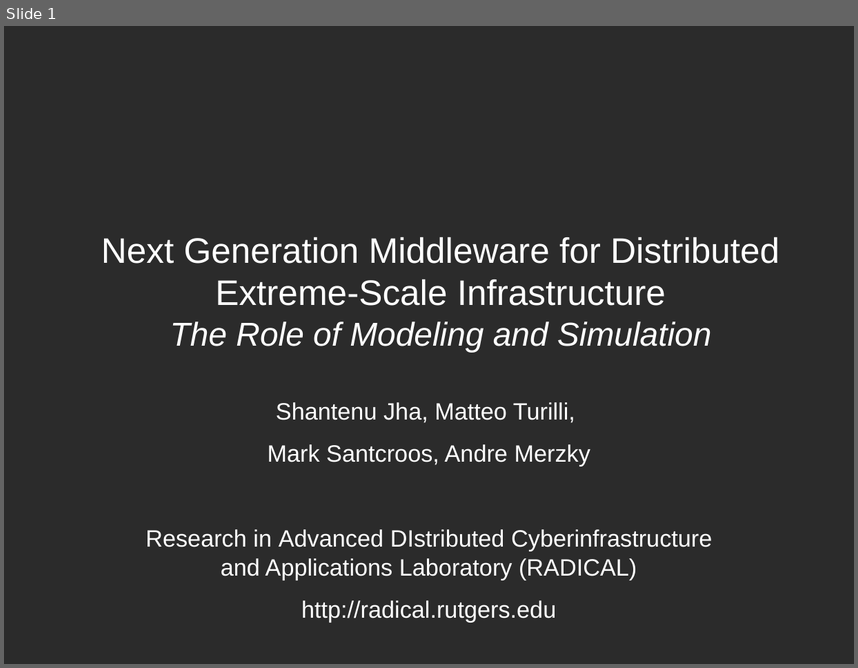
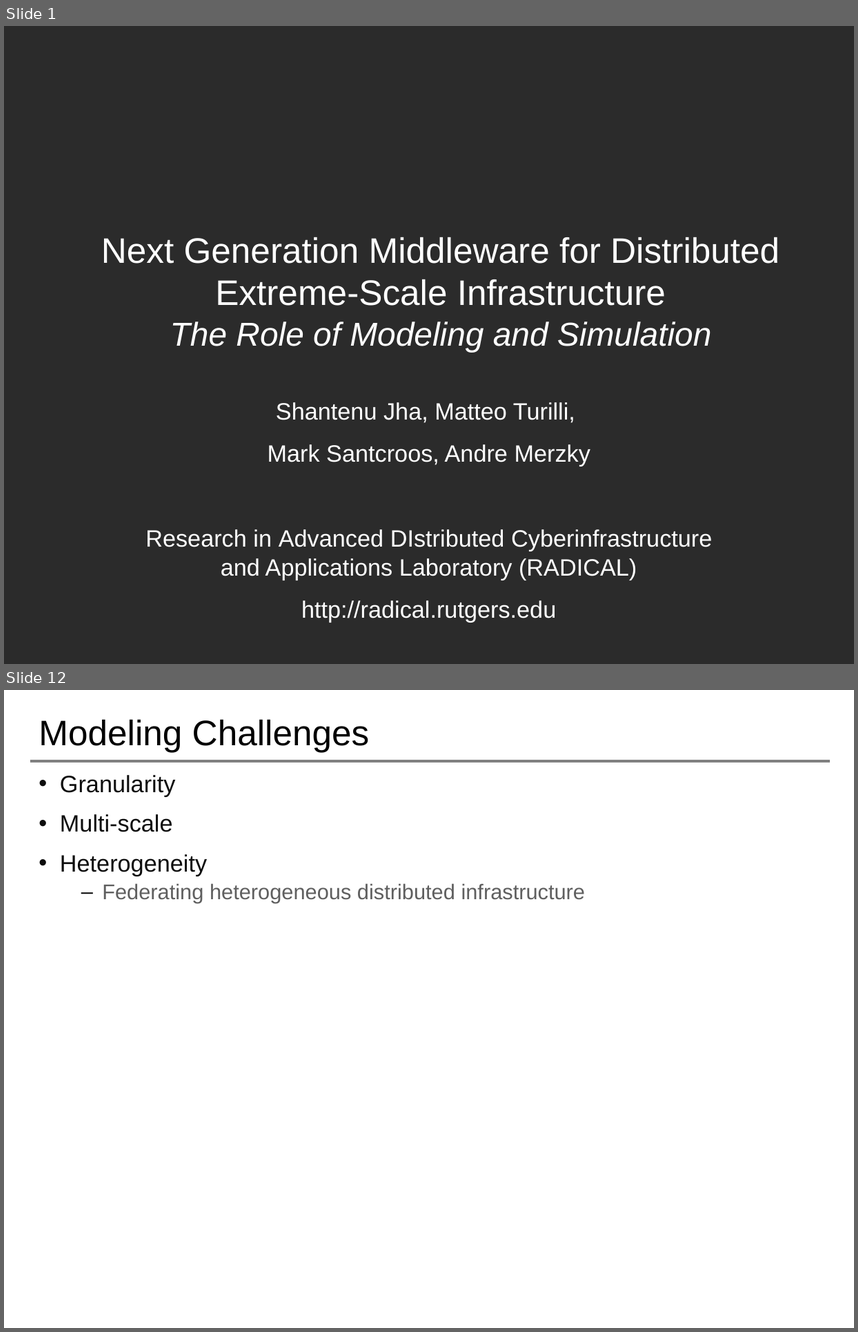
Before and after one commit to saga-project/NGMW, a slide deck: presentations/radical-modsim.pptx. Shown one above the other, each under a label of ours: slide 1 before the commit, slides 1 and 12 after it; the slides between them are not shown. The pictures are 858x668 and 858x1332 pixels, drawn with LibreOffice and Linux fonts; fonts in the diff are those of the drawing; background and template pictures are left out; a plain dark background stands for a picture behind light text. Boxes give left, top, right and bottom in pixels: in the first picture for what was removed or moved away, otherwise in the second. Text is boxed around its words. In the diff, an @@ line names an element or a change of style, - is before the commit and + after.

```diff
--- a/presentations/radical-modsim.pptx
+++ b/presentations/radical-modsim.pptx
@@ slide 12 added at (4, 690, 854, 1328), background #FFFFFF @@
@@ title added at (38, 719, 370, 752), 30 pt, text #000000 @@
+Modeling Challenges
@@ line added from (30, 761) to (829, 761), #808080 2 pt @@
@@ text added at (60, 775, 586, 903), 18 pt, text #5F5F5F @@
+• Granularity
+• Multi-scale
+• Heterogeneity
+  – Federating heterogeneous distributed infrastructure
```
Also in this commit, not shown: 2 slides changed, 9 other slides added.
